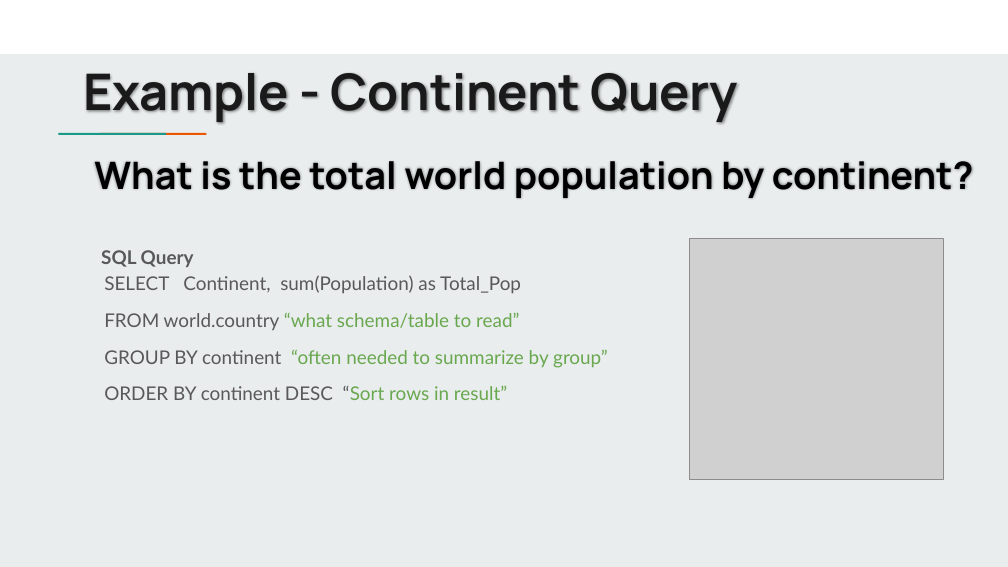
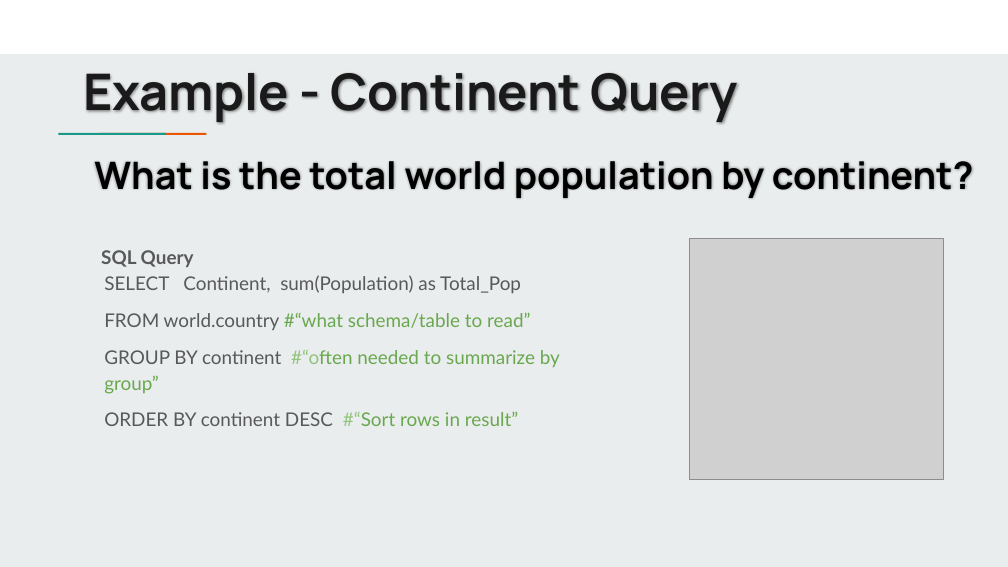
Before and after one commit to jbergmann56/OSDA-DataManipulationAndManagement, a slide deck: slide 9 of Lectures/Writing Queries (2).pptx. Drawn at 1008x567 pixels with LibreOffice and Linux fonts; fonts in the diff are those of the drawing; grey boxes stand for pictures. Boxes give left, top, right and bottom in pixels: in the first picture for what was removed or moved away, otherwise in the second. Text is boxed around its words. In the diff, an @@ line names an element or a change of style, - is before the commit and + after.

Commit message:
world update
7/10 class 2 update

```diff
--- a/Lectures/Writing Queries (2).pptx
+++ b/Lectures/Writing Queries (2).pptx
@@ text at <box>104,312,560,426</box>: text changed @@
-FROM world.country “what schema/table to read”
-GROUP BY continent “often needed to summarize by group”
-ORDER BY continent DESC “Sort rows in result”
+FROM world.country #“what schema/table to read”
+GROUP BY continent #“often needed to summarize by group”
+ORDER BY continent DESC #“Sort rows in result”
```
Also in this commit, not shown: 3 other slides changed, 1 slide added, 1 slide removed, 7 other files.
